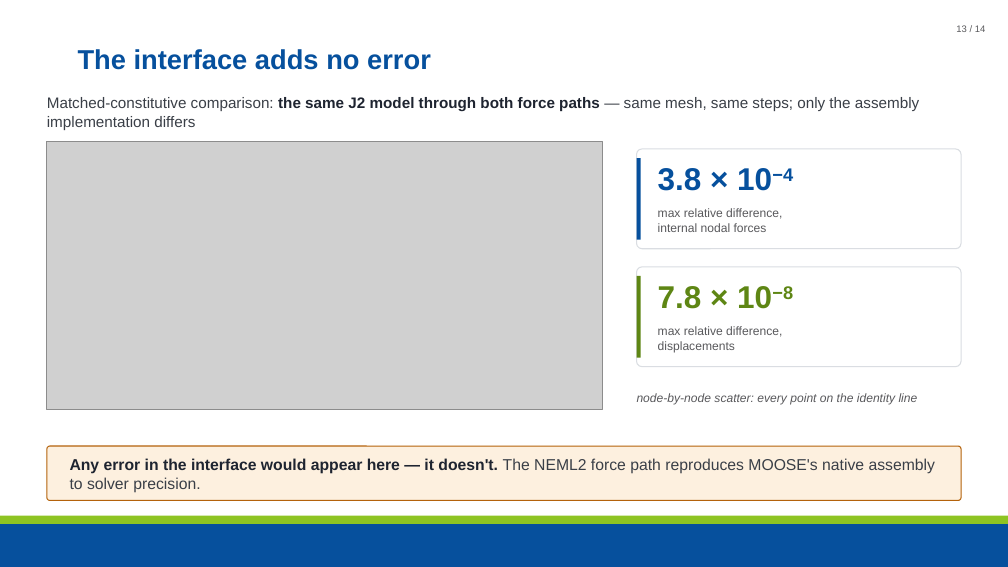
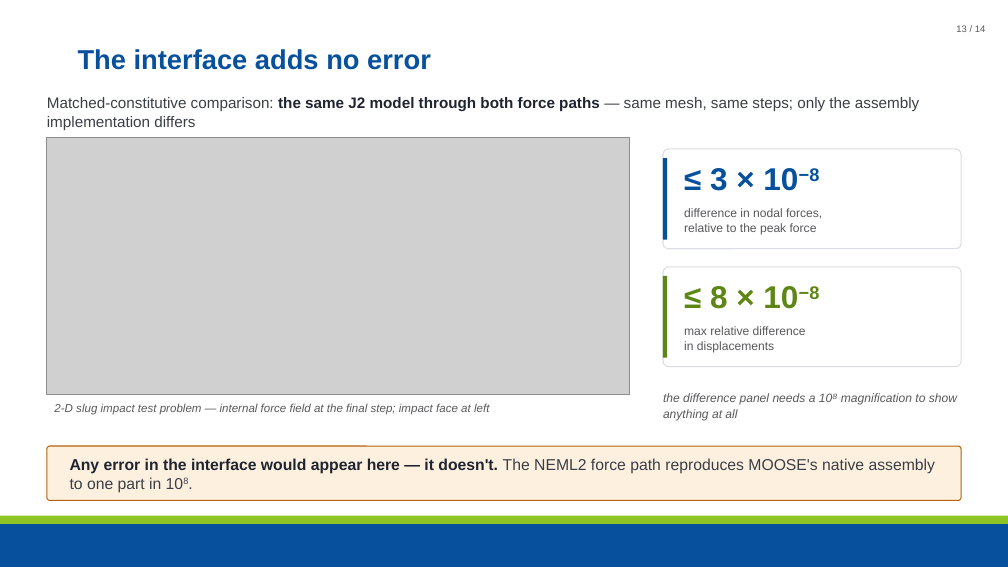
Before and after one commit to maxnezdyur/marlin, a slide deck: slide 13 of examples/impact/slide_assets/WCCM_NEML2_explicit_dynamics_v2.pptx. Drawn at 1008x567 pixels with LibreOffice and Linux fonts; fonts in the diff are those of the drawing; grey boxes stand for pictures; background and template pictures are left out. Boxes give left, top, right and bottom in pixels: in the first picture for what was removed or moved away, otherwise in the second. Text is boxed around its words. In the diff, an @@ line names an element or a change of style, - is before the commit and + after.

```diff
--- a/examples/impact/slide_assets/WCCM_NEML2_explicit_dynamics_v2.pptx
+++ b/examples/impact/slide_assets/WCCM_NEML2_explicit_dynamics_v2.pptx
@@ picture: place and size @@
-picture at (47, 141, 603, 409)
+picture at (47, 138, 629, 395)
@@ rounded rectangle: place and size @@
-rounded rectangle at (637, 149, 961, 249)
+rounded rectangle at (663, 149, 961, 249)
@@ rectangle: place and size @@
-rectangle at (637, 158, 641, 240)
+rectangle at (663, 158, 668, 240)
@@ text at (710, 168, 820, 191): text changed @@
-3.8 × 10−4
+≤ 3 × 10−8
@@ text at (684, 208, 822, 235): text changed @@
-max relative difference,
-internal nodal forces
+difference in nodal forces,
+relative to the peak force
@@ rounded rectangle: place and size @@
-rounded rectangle at (637, 267, 961, 367)
+rounded rectangle at (663, 267, 961, 367)
@@ rectangle: place and size @@
-rectangle at (637, 276, 641, 358)
+rectangle at (663, 276, 668, 358)
@@ text at (710, 286, 820, 309): text changed @@
-7.8 × 10−8
+≤ 8 × 10−8
@@ text at (684, 326, 806, 353): text changed @@
-max relative difference,
-displacements
+max relative difference
+in displacements
@@ text added at (54, 403, 489, 415), 11 pt, text #59595C, italic @@
+2-D slug impact test problem — internal force field at the final step; impact face at left
@@ text at (663, 393, 957, 420): text changed @@
-node-by-node scatter: every point on the identity line
+the difference panel needs a 10⁸ magnification to show anything at all
@@ text at (70, 458, 935, 493): text changed @@
-Any error in the interface would appear here — it doesn't. The NEML2 force path reproduces MOOSE's native assembly to solver precision.
+Any error in the interface would appear here — it doesn't. The NEML2 force path reproduces MOOSE's native assembly to one part in 108.
```
Also in this commit, not shown: 1 other slide changed, 3 other files.
